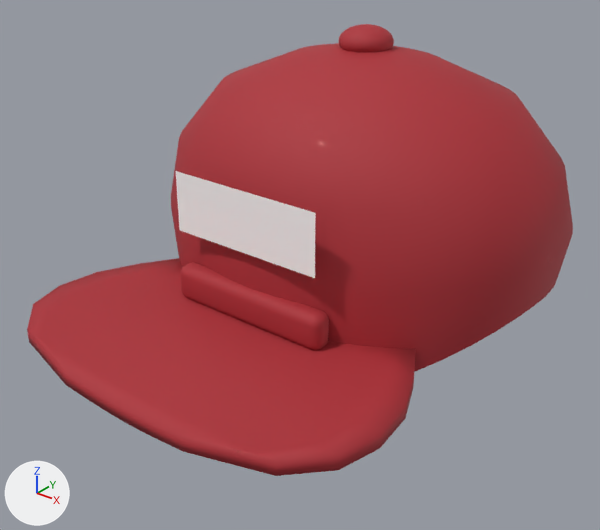
Renders of the glTF model apps/web/public/assets/models/cap.glb from each side of a commit.
The view is the same before and after, from a 50 mm lens placed at (0.895, -1.317, 0.788), pointed at (0.004, -0.204, 0.098). Arrows for +X, +Y and +Z are at lower left; the lights stay in place. The first picture is the older version. Where no turn or scale is listed for an object, it has been applied to the vertices. Vertices at exactly the same position are counted once.

The scene before the commit, as lines of its bpy script (objects in view):
```python
me_cap_brim_mesh = bpy.data.meshes.new('cap_brim_mesh')
me_cap_brim_mesh.from_pydata(...)  # 238 vertices, 472 faces; spans x -0.375..0.375, y -0.65..-0.245, z -0.008..0.043
me_cap_brim_mesh.materials.append(mat_cap_fabric)  # red #ad2c35
me_cap_crown_mesh = bpy.data.meshes.new('cap_crown_mesh')
me_cap_crown_mesh.from_pydata(...)  # 241 vertices, 432 faces; spans x -0.425..0.425, y -0.345..0.345, z -0.095..0.485
me_cap_crown_mesh.materials.append(mat_cap_fabric)  # red #ad2c35
me_cube = bpy.data.meshes.new('Cube')
me_cube.from_pydata(...)  # 152 vertices, 300 faces; spans x -0.168..0.168, y -0.023..0.023, z -0.035..0.035
me_cube.materials.append(mat_cap_fabric)  # red #ad2c35
me_plane = bpy.data.meshes.new('Plane')
me_plane.from_pydata([(-0.157, 0.0, -0.058), (0.157, 0.0, -0.058), (-0.157, 0.0, 0.058), (0.157, 0.0, 0.058)], [], [(0, 1, 3), (0, 3, 2)])
me_plane.materials.append(mat_cap_label)  # white #ffffff
me_sphere = bpy.data.meshes.new('Sphere')
me_sphere.from_pydata(...)  # a UV sphere (24 segments, 14 rings, poles along z) spanning x -0.052..0.052, y -0.052..0.052, z -0.03..0.03
me_sphere.materials.append(mat_cap_fabric)  # red #ad2c35
ob_cap_brim = bpy.data.objects.new('cap_brim', me_cap_brim_mesh)
ob_cap_brim.location = (0.0, 0.0, 0.0)
ob_cap_button = bpy.data.objects.new('cap_button', me_sphere)
ob_cap_button.location = (0.0, 0.0, 0.485)
ob_cap_crown = bpy.data.objects.new('cap_crown', me_cap_crown_mesh)
ob_cap_crown.location = (0.0, 0.0, 0.0)
ob_cap_front_panel = bpy.data.objects.new('cap_front_panel', me_cube)
ob_cap_front_panel.location = (0.0, -0.34, 0.07)
ob_cap_label = bpy.data.objects.new('cap_label', me_plane)
ob_cap_label.location = (0.0, -0.356, 0.235)
```
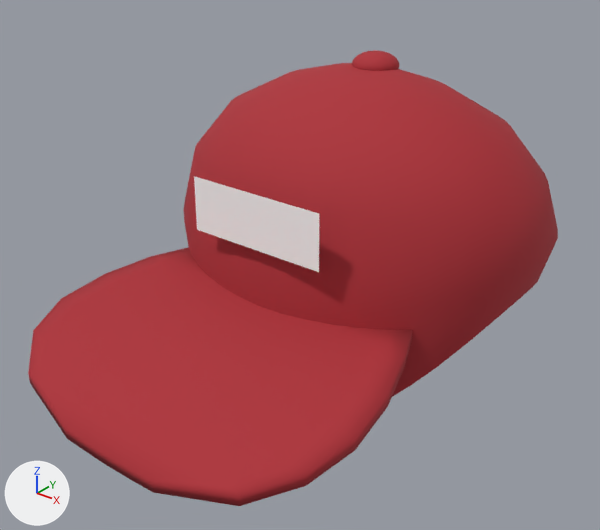
Boxes (x1, y1, x2, y2) around the edits, measured in the pictures (600 x 530 px):
'cap_crown', reshaped (7% narrower)
    before: (171, 43, 573, 372)
    after: (184, 63, 558, 397)
'cap_brim', reshaped (19% taller)
    before: (27, 258, 416, 476)
    after: (28, 247, 412, 506)
'cap_label', reshaped, moved (11% narrower, 10% shorter)
    before: (175, 171, 316, 278)
    after: (194, 176, 319, 272)
'cap_front_panel', deleted (red)
    before: (180, 262, 329, 350)
'cap_button', moved
    before: (338, 24, 394, 52)
    after: (352, 51, 399, 71)

The change in detail:
me_cap_brim_mesh is used by ob_cap_brim; location (0.0, 0.0, 0.0).
me_cap_brim_mesh had 238 vertices, 472 faces and spanned x -0.375..0.375, y -0.65..-0.245, z -0.008..0.043.
me_cap_brim_mesh now has 238 vertices, 472 faces and spans x -0.345..0.345, y -0.685..-0.225, z -0.077..0.065.
me_cap_brim_mesh part 1: 238 of 238 vertices moved; they spanned x -0.375..0.375, y -0.65..-0.245, z -0.008..0.043 and now span x -0.345..0.345, y -0.685..-0.225, z -0.077..0.065; mean shift (0.0, -0.014, -0.014).
me_cap_crown_mesh is used by ob_cap_crown; location (0.0, 0.0, 0.0).
me_cap_crown_mesh had 241 vertices, 432 faces and spanned x -0.425..0.425, y -0.345..0.345, z -0.095..0.485.
me_cap_crown_mesh now has 289 vertices, 528 faces and spans x -0.4..0.4, y -0.32..0.32, z -0.2..0.438.
me_cap_crown_mesh part 2: 241 vertices removed from x -0.425..0.425, y -0.345..0.345, z -0.095..0.485; 289 vertices added at x -0.4..0.4, y -0.32..0.32, z -0.2..0.438.
me_plane is used by ob_cap_label; location (0.0, -0.356, 0.235).
me_plane had 4 vertices, 2 faces and spanned x -0.157..0.157, y 0.0, z -0.058..0.058.
me_plane now has 4 vertices, 2 faces and spans x -0.142..0.142, y 0.0, z -0.053..0.053.
Part 3, on me_plane:
Vertex 0 of me_plane moves from (-0.157, 0.0, -0.058) at pixel (179, 230) to (-0.142, 0.0, -0.053) at pixel (197, 229).
Vertex 1 of me_plane moves from (0.157, 0.0, -0.058) at pixel (314, 278) to (0.142, 0.0, -0.053) at pixel (318, 272).
Vertex 2 of me_plane moves from (-0.157, 0.0, 0.058) at pixel (175, 170) to (-0.142, 0.0, 0.053) at pixel (193, 176).
Vertex 3 of me_plane moves from (0.157, 0.0, 0.058) at pixel (315, 212) to (0.142, 0.0, 0.053) at pixel (319, 213).
Object 'cap_button' (ob_cap_button) moves from (0.0, 0.0, 0.485) to (0.0, 0.035, 0.435).
Object 'cap_front_panel' (ob_cap_front_panel) is deleted.
Object 'cap_label' (ob_cap_label) moves from (0.0, -0.356, 0.235) to (0.0, -0.326, 0.225).
